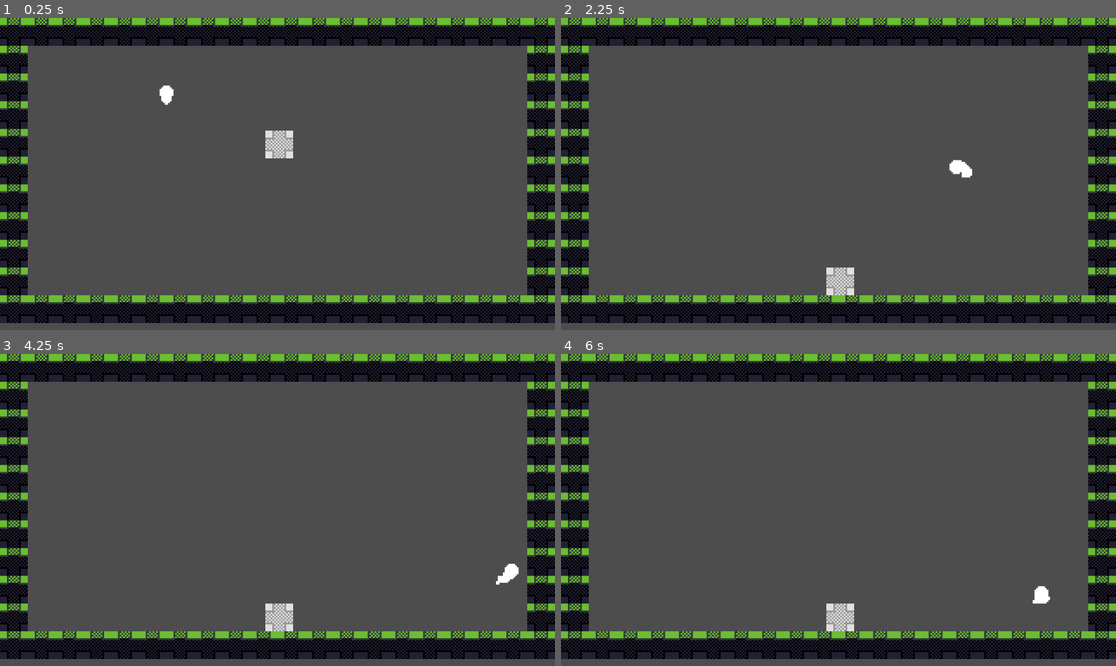
Above: before the commit, frames 1-4 (two rows, left to right).
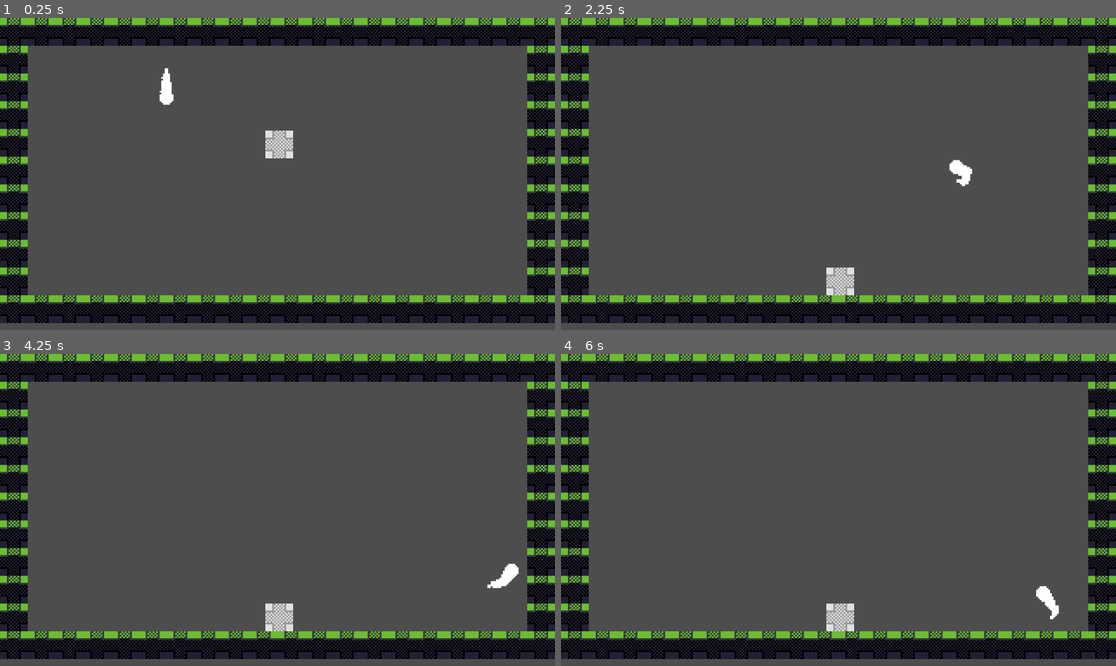
Above: after the commit, the same moments.

Repository: rtyh12/pixel-platformer
Game: Godot game, scene res://main.tscn
The game is run twice, just before and just after one commit, with the same random seed, the same clock (stepped at 60 frames per second) and the same inputs.
Inputs:
- Up to frame 1 (0.25 s): no input
- Up to frame 2 (2.25 s): tap Enter at 0.5 s; hold Right (ui_right) 0.53-2.03 s; hold Left (ui_left) from 2.03 s (still down)
- Up to frame 3 (4.25 s): release Left (ui_left) at 2.78 s; hold Right (ui_right) from 2.78 s (still down)
- Up to frame 4 (6 s): release Right (ui_right) at 4.28 s; hold Left (ui_left) 4.28-5.03 s; hold Right (ui_right) 5.03-5.78 s; hold Left (ui_left) from 5.78 s (still down)

The runs differ from the first frame. In frame 1, 0.1% of the frame differs, in the area x 28-32%, y 16-28%; in frame 2, less than 0.1%; in frame 3, less than 0.1%; in frame 4, 0.2%, in the area x 84-90%, y 74-86%.

Commit message:
Disable tail collision with character body

Diff:
--- a/scripts/HairController.gd
+++ b/scripts/HairController.gd
@@ -10,7 +10,9 @@
 		rb.linear_damp = 20
 		rb.mass = 0.1
 		# Disable collision with other tail segments
+		# and the character body
 		rb.collision_layer = 1 << 1
+		rb.collision_mask = 1 << 1
 		tail_segment.add_child(rb)
 
 		var collider = CollisionShape2D.new()
